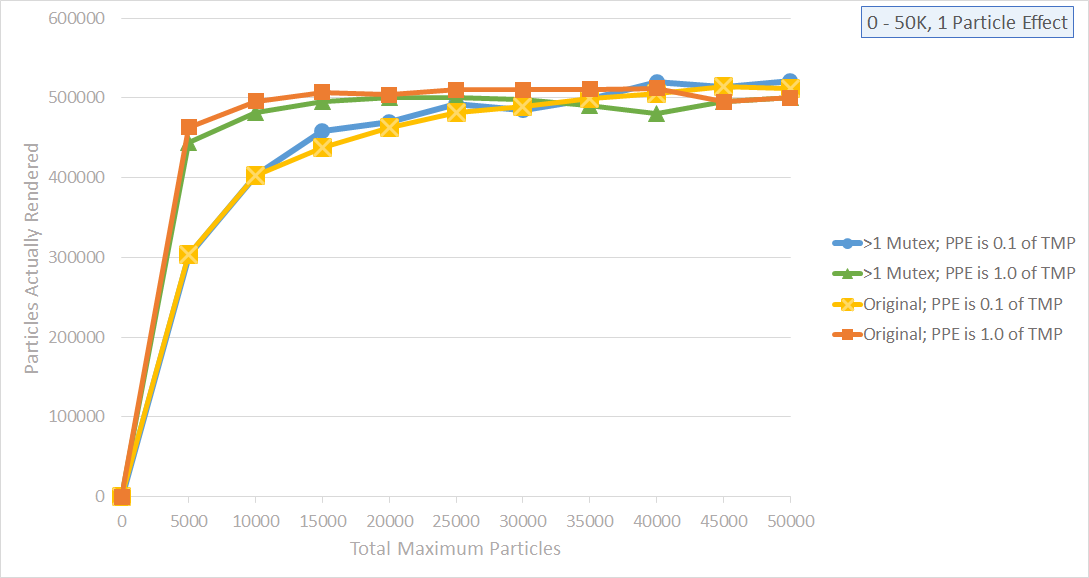
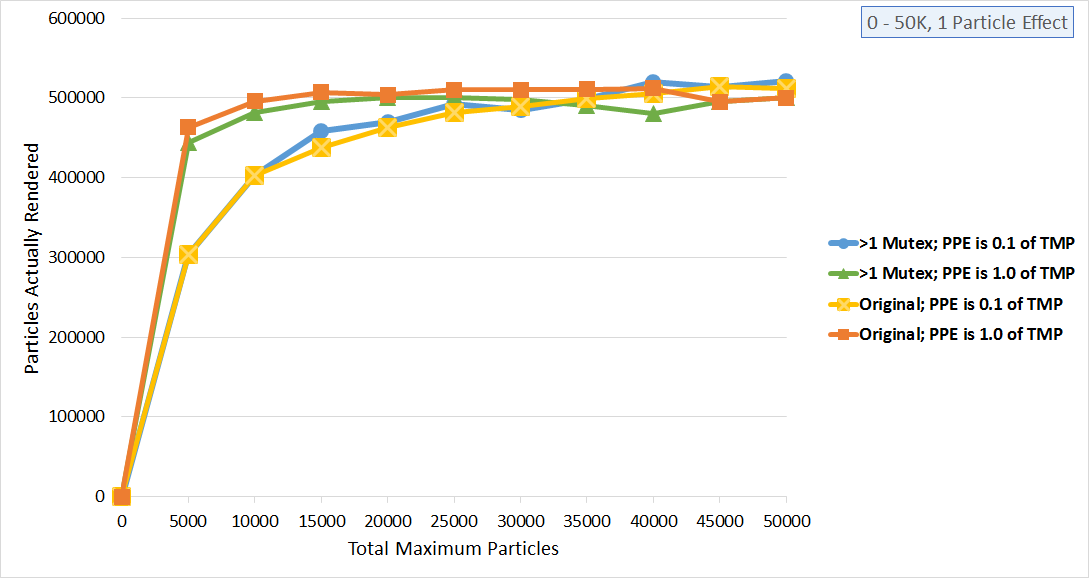
The second w=1089, h=578 image is a revision of the first. Changes to its layers:
added layer "Layer 3" above "Layer 2" over [23, 12, 1076, 555]
